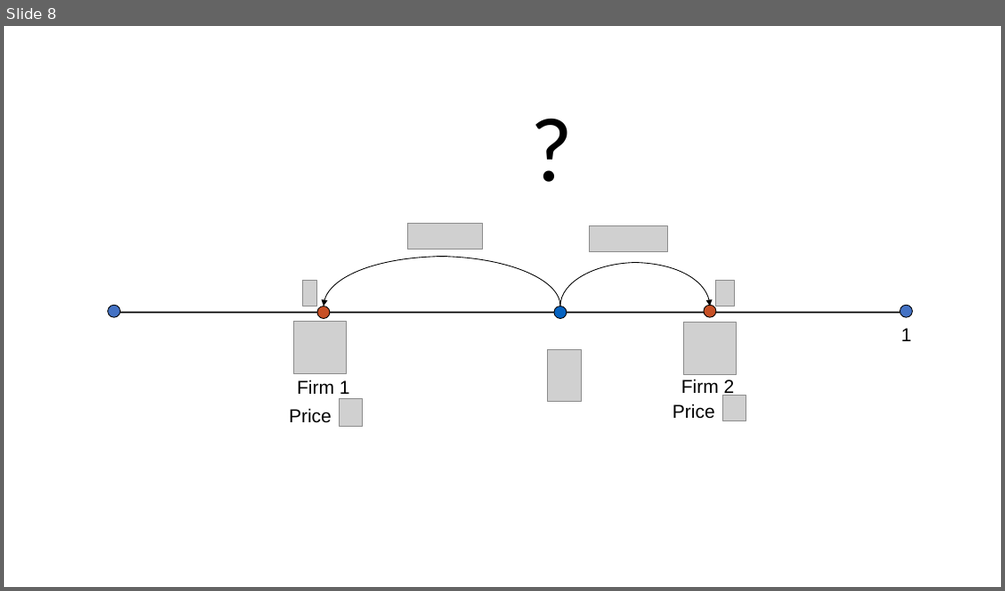
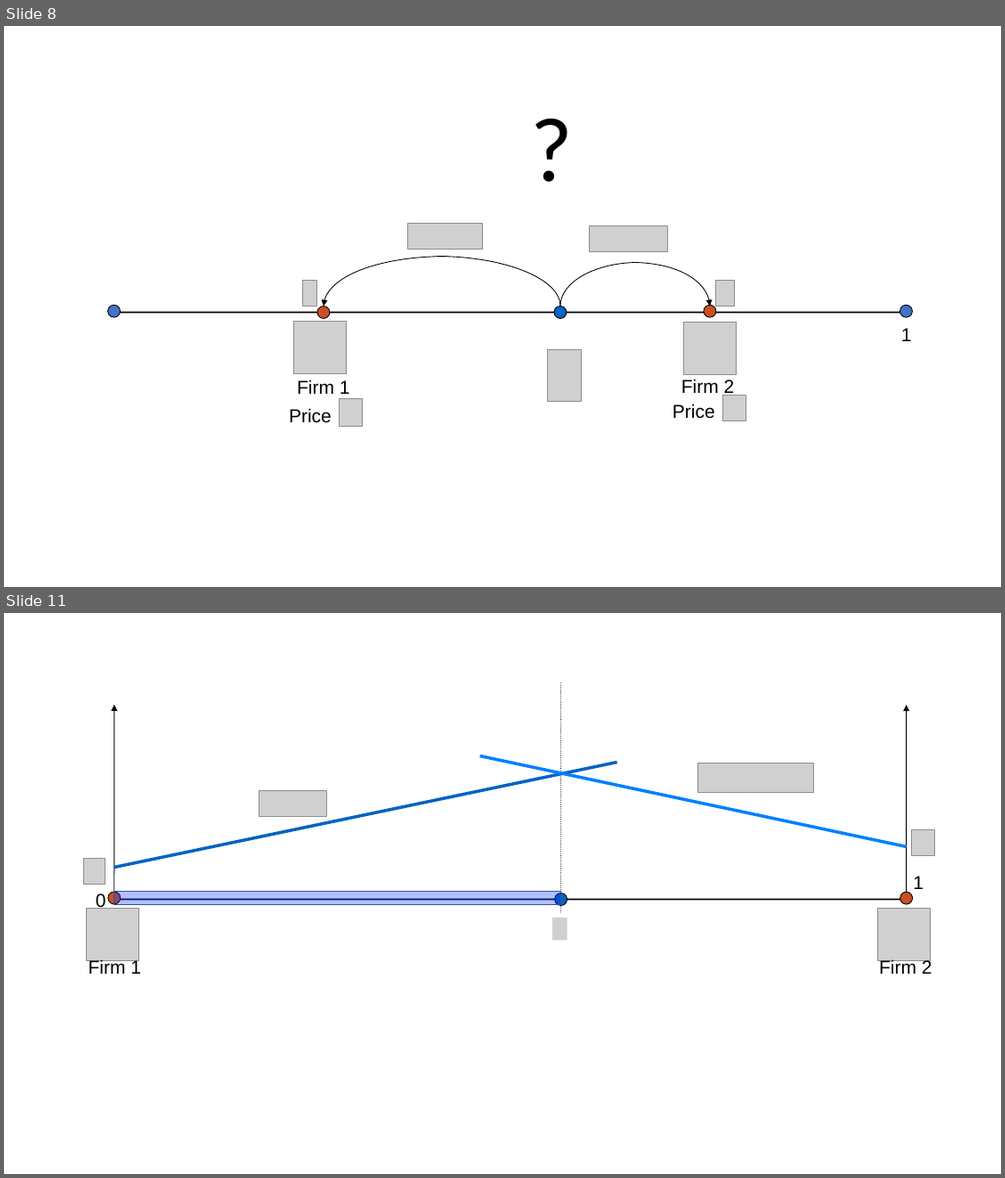
Before and after one commit to peteawag/ECO00008H-A-Industrial-Economics-2019, a slide deck: img/bertrand_eq/bertrand_eq.pptx. Shown one above the other, each under a label of ours: slide 8 before the commit, slides 8 and 11 after it; the slides between them are not shown. The pictures are 1005x591 and 1005x1178 pixels, drawn with LibreOffice and Linux fonts; fonts in the diff are those of the drawing; grey boxes stand for pictures; background and template pictures are left out. Boxes give left, top, right and bottom in pixels: in the first picture for what was removed or moved away, otherwise in the second. Text is boxed around its words. In the diff, an @@ line names an element or a change of style, - is before the commit and + after.

```diff
--- a/img/bertrand_eq/bertrand_eq.pptx
+++ b/img/bertrand_eq/bertrand_eq.pptx
@@ slide 11 added at bbox=[4, 613, 1001, 1174], background #FFFFFF @@
@@ line added from (561, 682) to (561, 913), #000000 0.75 pt dashed @@
@@ arrow added from (114, 898) to (114, 705), #000000 0.75 pt @@
@@ arrow added from (906, 898) to (906, 705), #000000 0.75 pt @@
@@ line added from (114, 868) to (617, 762), #0563C1 3 pt @@
@@ line added from (906, 846) to (479, 755), #0080FF 3 pt @@
@@ picture added at bbox=[698, 763, 813, 793] @@
@@ picture added at bbox=[259, 790, 326, 816] @@
@@ line added from (767, 818) to (773, 818), #000000 0.75 pt @@
@@ line added from (199, 850) to (206, 850), #000000 0.75 pt @@
@@ picture added at bbox=[911, 830, 935, 855] @@
@@ picture added at bbox=[83, 859, 105, 884] @@
@@ text added at bbox=[913, 876, 923, 889], 18 pt, text #000000 @@
+1
@@ text added at bbox=[96, 892, 106, 908], 18 pt, text #000000 @@
+0
@@ ellipse added at bbox=[108, 892, 121, 905], fill #C75025, outline #000000 0.75 pt @@
@@ line added from (114, 900) to (905, 900), #000000 1.5 pt @@
@@ rectangle added at bbox=[114, 892, 561, 905], fill #0032FF at 31% opacity, outline #325491 1 pt @@
@@ ellipse added at bbox=[554, 892, 567, 906], fill #0563C1, outline #000000 0.75 pt @@
@@ ellipse added at bbox=[900, 892, 913, 905], fill #C75025, outline #000000 0.75 pt @@
@@ picture added at bbox=[87, 908, 139, 961] @@
@@ picture added at bbox=[552, 917, 567, 940] @@
@@ picture added at bbox=[877, 908, 930, 960] @@
@@ text added at bbox=[89, 959, 141, 973], 18 pt, text #000000 @@
+Firm 1
@@ text added at bbox=[879, 958, 932, 973], 18 pt, text #000000 @@
+Firm 2
```
Also in this commit, not shown: 5 other slides added, 2 other files.
